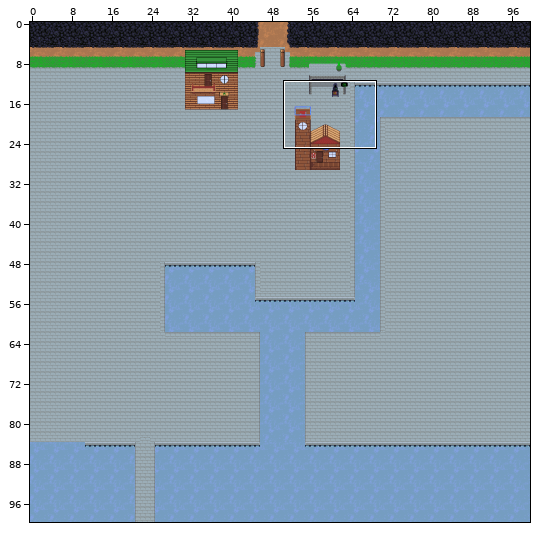
Tiled map -- SecretProject/SecretProject/bin/DesktopGL/AnyCPU/Debug/Content/Map/royalDocks.tmx. Above: a wide view before the commit, with the close-up outlined.
Close-up. Before:
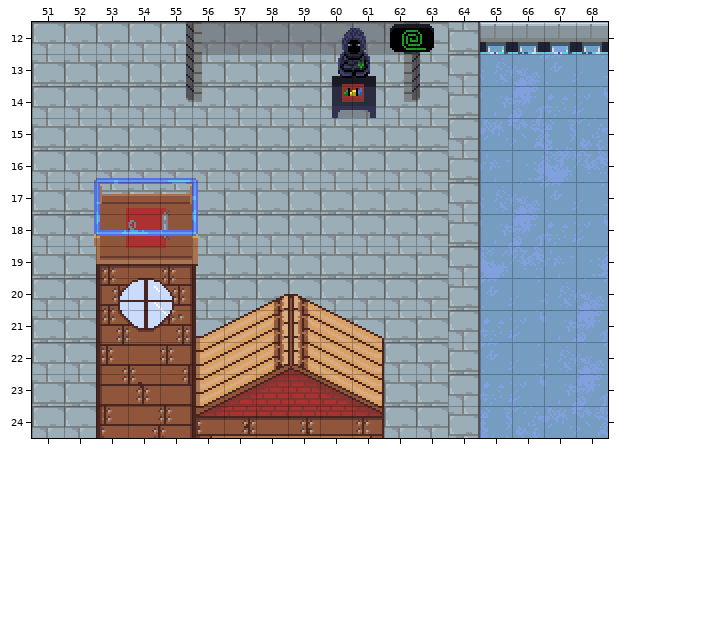
Cells are 16x16 px. Shown: x 51..68, y 12..24. The commit also changed other parts of the map, which this record leaves out. Tiles whose own drawing changed are shown in their newer look in all pictures.
And afterwards:
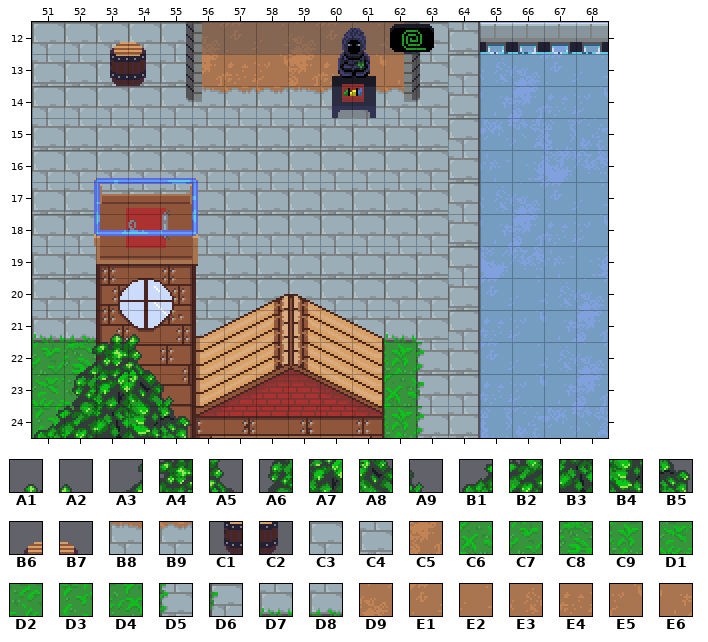
Key: from "MasterSpriteSheet": A1 2419, A2 2420, A3 2518, A4 2519, A5 2520, A6 2618, A7 2619, A8 2620, A9 2621, B1 2717, B2 2718, B3 2719, B4 2720, B5 2721, B6 3436, B7 3437, B8 3512, B9 3513, C1 3536, C2 3537, C3 4922, C4 5022, C5 5053, C6 5447, C7 5448, C8 5544, C9 5547, D1 5548, D2 5644, D3 5648, D4 5744, D5 5821, D6 5921, D7 6022, D8 6023, D9 6265, E1 6266, E2 6267, E3 6268, E4 6366, E5 6367, E6 6368.
__ is an empty cell, .. an unchanged one.
The edit:
--- layer "background"
@@ x 56..62 @@
-12 C3 C3 C3 C3 C3 C3 C3
-13 C4 C4 C4 C4 C4 C4 C4
-14 C3 C3 C3 C3 C3 C3 C3
+12 D9 E1 E2 D9 E1 E2 E3
+13 C5 E4 E5 C5 E4 E5 E6
+14 B8 B9 B9 B8 B9 B8 B9
@@ x 51..63 @@
-21 C4 C4 .. .. .. .. .. .. .. .. .. C4 ..
-22 C3 C3 .. .. .. .. .. .. .. .. .. C3 C3
-23 C4 C4 .. .. .. .. .. .. .. .. .. C4 C4
-24 C3 C3 .. .. .. .. .. .. .. .. .. C3 C3
+21 D7 D8 .. .. .. .. .. .. .. .. .. D7 ..
+22 C7 C8 .. .. .. .. .. .. .. .. .. C9 D5
+23 D1 D2 .. .. .. .. .. .. .. .. .. C6 D6
+24 D3 D4 .. .. .. .. .. .. .. .. .. C9 D5
--- layer "buildings"
@@ x 53..54 @@
-13 __ __
+13 C1 C2
--- layer "foreGround"
@@ x 53..54 @@
-12 __ __
+12 B6 B7
@@ x 51..55 @@
-21 .. .. __ __ ..
-22 .. __ __ __ ..
-23 .. __ __ __ __
-24 __ __ __ __ __
+21 .. .. A1 A2 ..
+22 .. A3 A4 A5 ..
+23 .. A6 A7 A8 A9
+24 B1 B2 B3 B4 B5
Changed places in both close-ups, as pixel boxes (x1, y1, x2, y2):
added: (110, 42, 146, 86)
changed: (202, 22, 404, 94)
changed: (32, 334, 190, 438)
changed: (384, 334, 448, 438)
